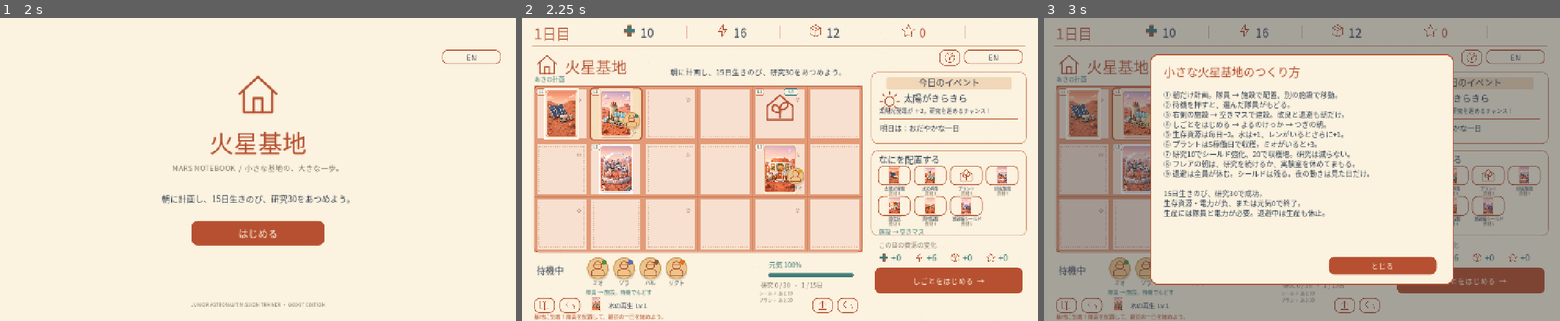
Above: before the commit, frames 1-3 (left to right).
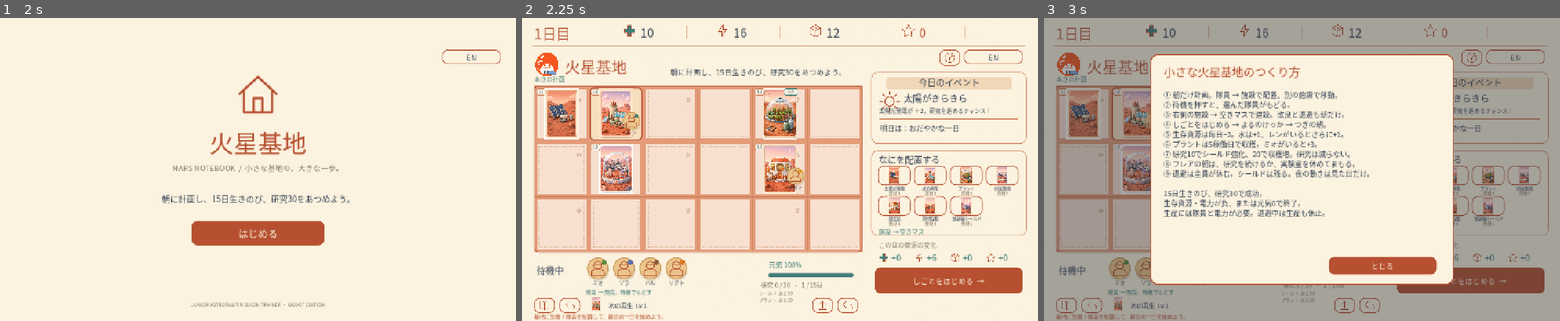
Above: after the commit, the same moments.

Repository: piku-2/NASA-Space-Apps-Challenge
Game: Godot game, scene res://scenes/main.tscn
Same seed, same stepped clock (60 frames per second), same inputs: the game is played once before the commit and once after it.
Inputs (mouse positions are in pixels of both pictures, inside the frame that each line leads up to):
- Up to frame 1 (2 s): click "しごとをはじめる →" at 0.5 s; click "しごとをはじめる →" at 1.25 s
- Up to frame 2 (2.25 s): click "はじめる" at 2 s
- Up to frame 3 (3 s): click (1472, 57) at 2.77 s

Frame 1 is identical in both runs. In frame 2, 1.3% of the frame differs, in the area x 2-88%, y 11-55%; in frame 3, 0.3%.

Commit message:
プラント画像とファビコン画像を差し替え

Diff:
--- a/project.godot
+++ b/project.godot
@@ -13,6 +13,7 @@
 config/name="小さな火星基地 · Mars Notebook"
 run/main_scene="res://scenes/main.tscn"
 config/features=PackedStringArray("4.7", "GL Compatibility")
+config/icon="res://ui_assets/logo.png"
 
 [autoload]
 
--- a/scripts/main.gd
+++ b/scripts/main.gd
@@ -73,6 +73,8 @@
  theme.default_font_size = 18
  for key: String in ["solar","water","greenhouse","lab","habitat","mine","shield","crew","sun","storm","power","material","star","flag","survival","upgrade","undo","help","book"]:
   icons[key] = load("res://ui_assets/"+key+".svg")
+ if ResourceLoader.exists("res://ui_assets/logo.png"):
+  icons["logo"] = load("res://ui_assets/logo.png")
  for fkey: String in ["solar","water","greenhouse","lab","habitat","mine","shield"]:
   var jpg_path: String = "res://ui_assets/facilities/facility_" + fkey + ".jpg"
   var png_path: String = "res://ui_assets/facilities/facility_" + fkey + ".png"
@@ -718,7 +720,7 @@
   draw_line(Vector2(x+169,21),Vector2(x+169,55),LINE,1.5,true)
  if not saved: text_at(trk("save_failed"),1080,70,14,RUST)
  draw_line(Vector2(28,74),Vector2(1326,74),LINE,2,true)
- icon("habitat",Rect2(34,91,64,64))
+ icon("logo" if icons.has("logo") else "habitat",Rect2(34,91,64,64))
  text_at(trk("title"),113,145,41,RUST)
  text_at(trk("mission"),391,151,20)
  var phase_now: String=str(state.get("phase","morning"))
Binary file added: ui_assets/facilities/facility_greenhouse.jpg
Binary file added: ui_assets/logo.png
